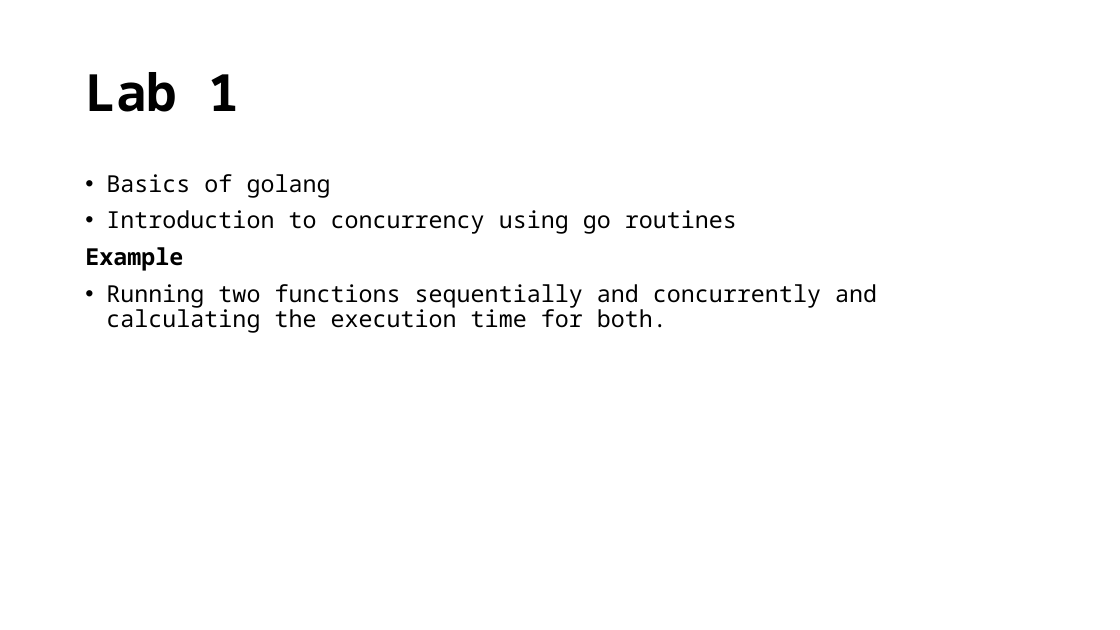
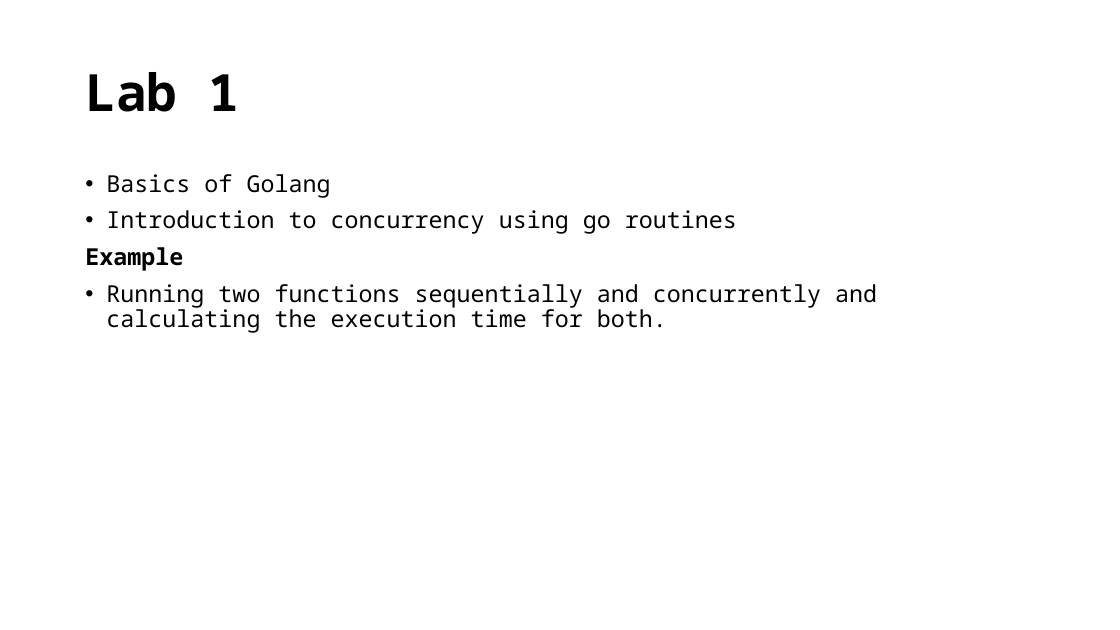
Before and after one commit to qassasahmed/parallel, a slide deck: slide 3 of lab_5/lab_5.pptx. Drawn at 1120x630 pixels with LibreOffice and Linux fonts; fonts in the diff are those of the drawing. Boxes give left, top, right and bottom in pixels: in the first picture for what was removed or moved away, otherwise in the second. Text is boxed around its words. In the diff, an @@ line names an element or a change of style, - is before the commit and + after.

```diff
--- a/lab_5/lab_5.pptx
+++ b/lab_5/lab_5.pptx
@@ text at [106, 174, 331, 198]: text changed @@
-• Basics of golang
+• Basics of Golang
```
Also in this commit, not shown: 6 slides added, 1 other file.
